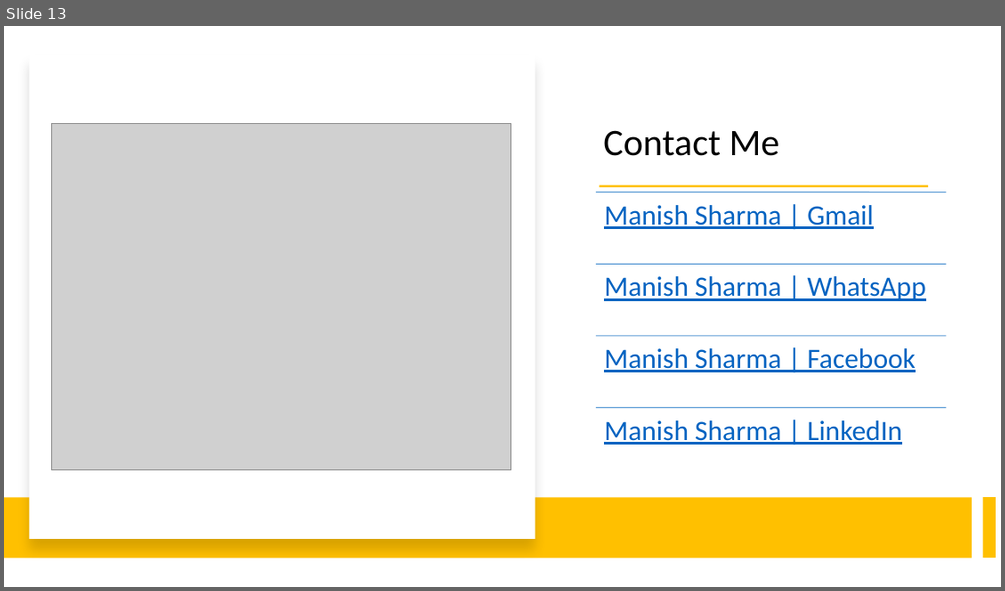
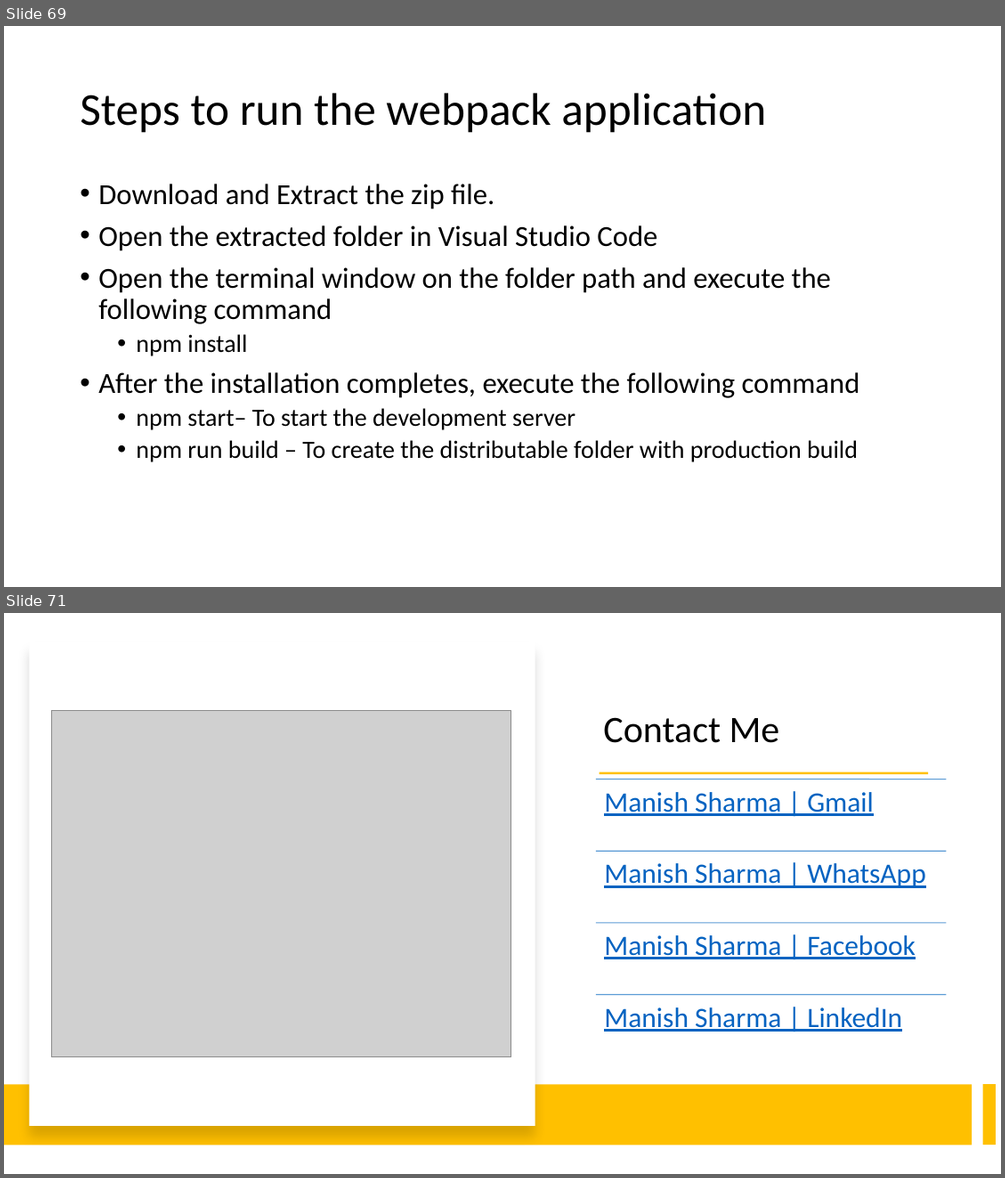
Before and after one commit to explore-with-manish/BFL_Byte_Jul23, a slide deck: Ng-Byte.pptx. Shown one above the other, each under a label of ours: slide 13 before the commit, slides 69 and 71 after it; the slides between them are not shown. The pictures are 1005x591 and 1005x1178 pixels, drawn with LibreOffice and Linux fonts; fonts in the diff are those of the drawing; grey boxes stand for pictures. Boxes give left, top, right and bottom in pixels: in the first picture for what was removed or moved away, otherwise in the second. Text is boxed around its words. In the diff, an @@ line names an element or a change of style, - is before the commit and + after.

```diff
--- a/Ng-Byte.pptx
+++ b/Ng-Byte.pptx
@@ slide 69 added at (4, 26, 1001, 587), background #FFFFFF @@
@@ title added at (80, 93, 766, 133), 44 pt, text #000000 @@
+Steps to run the webpack application
@@ text added at (98, 184, 860, 462), 28 pt, text #000000 @@
+• Download and Extract the zip file.
+• Open the extracted folder in Visual Studio Code
+• Open the terminal window on the folder path and execute the following command
+  • npm install
+• After the installation completes, execute the following command
+  • npm start– To start the development server
+  • npm run build – To create the distributable folder with production build
@@ what was slide 13 is now slide 71 @@
```
Also in this commit, not shown: 57 other slides added.
